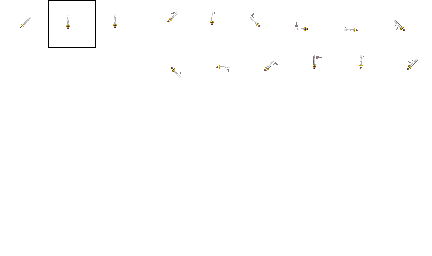
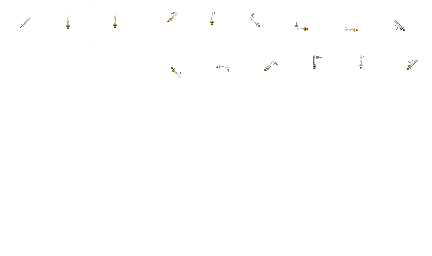
Before/after of a 432x256 layered artwork. What changed in the layer stack:
painted on "swing4" over [48, 0, 96, 48]
